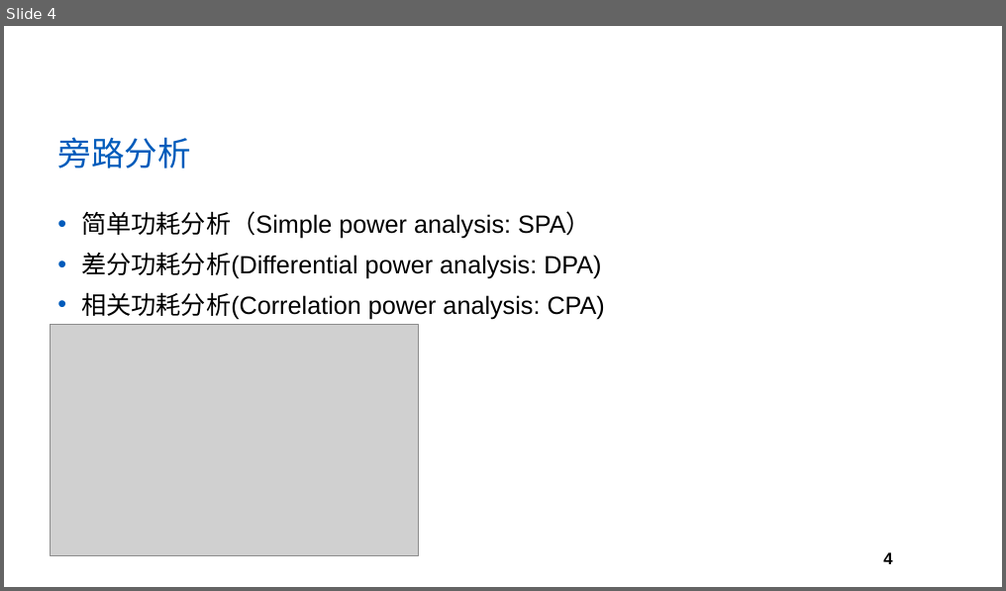
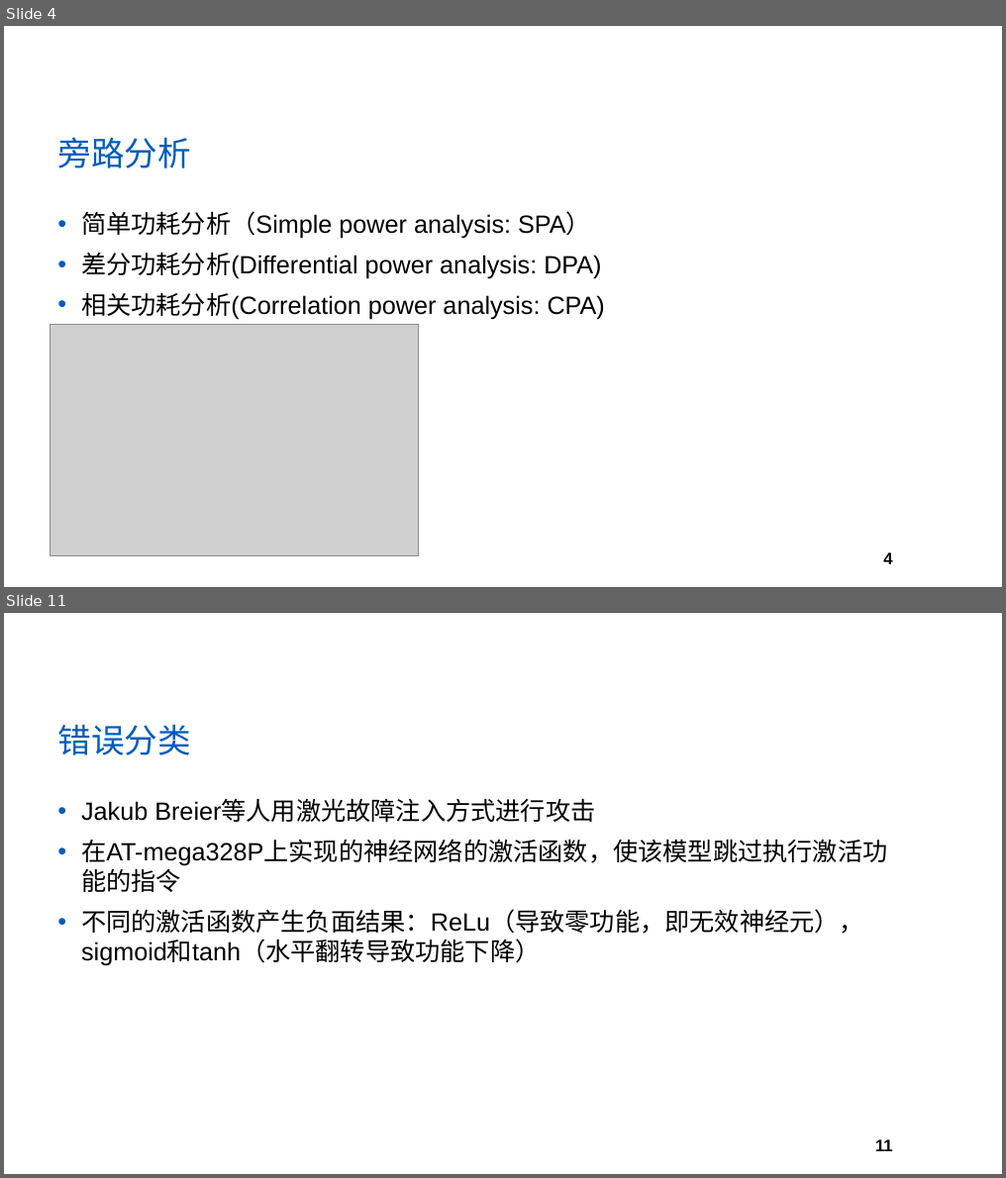
Before and after one commit to yberlin/hello-world, a slide deck: 网络与通信安全/PPT模板.pptx. Shown one above the other, each under a label of ours: slide 4 before the commit, slides 4 and 11 after it; the slides between them are not shown. The pictures are 1006x591 and 1006x1178 pixels, drawn with LibreOffice and Linux fonts; fonts in the diff are those of the drawing; grey boxes stand for pictures; background and template pictures are left out. Boxes give left, top, right and bottom in pixels: in the first picture for what was removed or moved away, otherwise in the second. Text is boxed around its words. In the diff, an @@ line names an element or a change of style, - is before the commit and + after.

```diff
--- a/网络与通信安全/PPT模板.pptx
+++ b/网络与通信安全/PPT模板.pptx
@@ slide 11 added at (x1=4, y1=613, x2=1002, y2=1174), background #FFFFFF; not listed: 1 template element that a slide beside it also shows @@
@@ title added at (x1=57, y1=724, x2=190, y2=756), 32 pt, text #005BBB @@
+错误分类
@@ text added at (x1=81, y1=800, x2=887, y2=966), 24 pt, text #000000 @@
+• Jakub Breier等人用激光故障注入方式进行攻击
+• 在AT-mega328P上实现的神经网络的激活函数，使该模型跳过执行激活功能的指令
+• 不同的激活函数产生负面结果：ReLu（导致零功能，即无效神经元），sigmoid和tanh（水平翻转导致功能下降）
```
Also in this commit, not shown: 13 other slides added.
